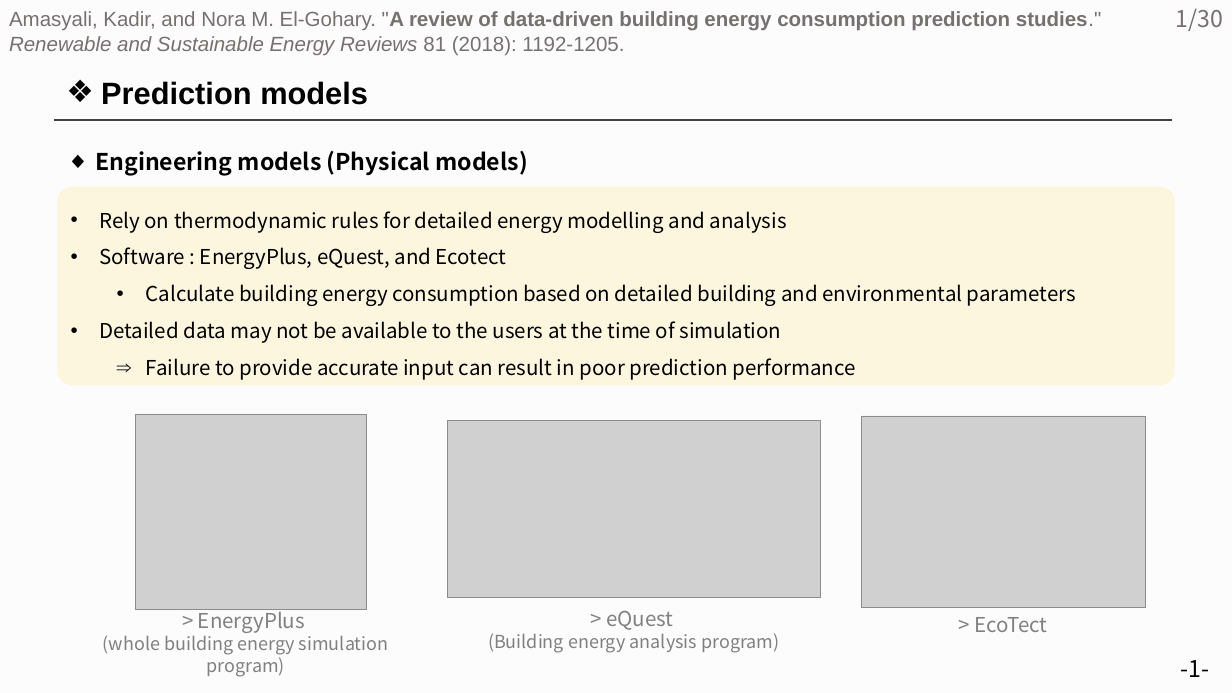
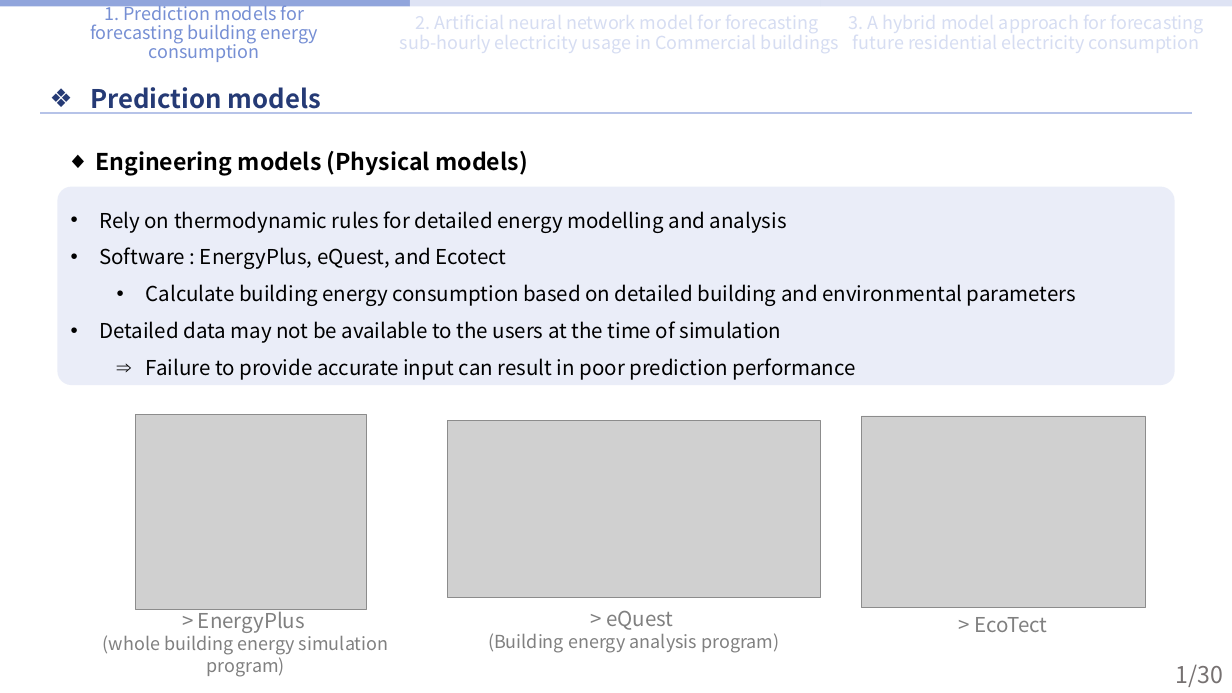
Before and after one commit to sohee98/2022-1st-Course, a slide deck: slide 3 of AI Applications/Literature study 발표/Literature study PPT-SoheeKim.pptx (slide 2 before the commit). Drawn at 1232x693 pixels with LibreOffice and Linux fonts; fonts in the diff are those of the drawing; grey boxes stand for pictures. Boxes give left, top, right and bottom in pixels: in the first picture for what was removed or moved away, otherwise in the second. Text is boxed around its words. In the diff, an @@ line names an element or a change of style, - is before the commit and + after.

```diff
--- a/AI Applications/Literature study 발표/Literature study PPT-SoheeKim.pptx
+++ b/AI Applications/Literature study 발표/Literature study PPT-SoheeKim.pptx
@@ background #F3F3F3 at 19% opacity to #FFFFFF @@
@@ rectangle added at [0,0,410,6], fill #768FD4 at 80% opacity @@
@@ text removed at [9,11,1101,55] @@
-Amasyali, Kadir, and Nora M. El-Gohary. "A review of data-driven building energy consumption prediction studies."
-Renewable and Sustainable Energy Reviews 81 (2018): 1192-1205.
@@ text added at [90,1,319,62], 14 pt, text #768FD4 @@
+1. Prediction models for forecasting building energy consumption
@@ rectangle added at [410,0,822,6], fill #D6DDF2 at 80% opacity @@
@@ rectangle added at [821,0,1232,6], fill #D6DDF2 at 80% opacity @@
@@ text "Prediction models": place and size @@
-text "Prediction models" at [101,81,368,105]
+text "Prediction models" at [90,87,321,114]
@@ text "Prediction models" at [90,87,321,114]: size 24 to 20 pt, font Arial to Noto Sans CJK KR, text colour #000000 to #253A75; line spacing 1 to 1.5 @@
@@ line moved from (55, 120) - (1172, 120) to (41, 114) - (1192, 114) @@
@@ line (41, 114) - (1192, 114): stroke #404040 1 pt to #B6C3E8 1.5 pt @@
@@ rounded rectangle "Rely on thermodynamic rules for ..." at [57,187,1175,385]: fill #FFF2CC at 60% opacity to #D6DDF2 at 50% opacity @@
@@ text "1/30": place and size @@
-text "1/30" at [1175,8,1222,31]
+text "1/30" at [1175,664,1222,687]
@@ text removed at [1181,660,1210,677] @@
--1-
```
Also in this commit, not shown: 9 other slides changed, 1 slide added, 1 other file.
